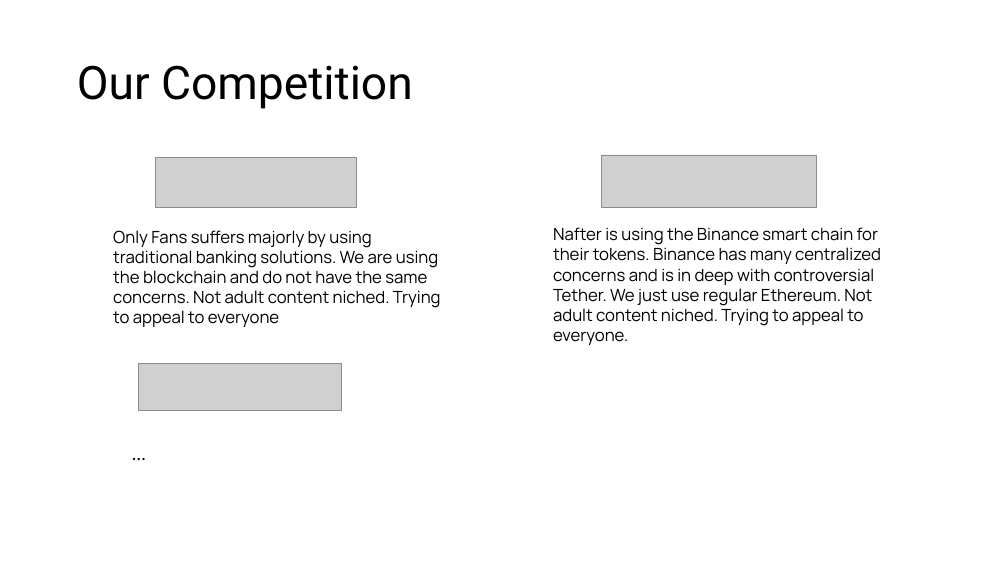
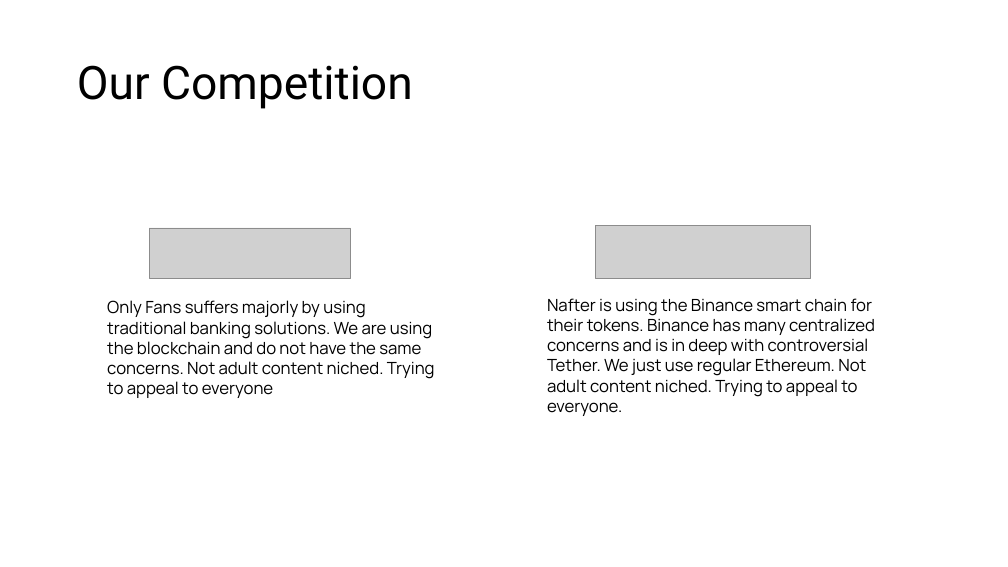
Before and after one commit to own-me/nude-pitch, a slide deck: slide 11 of own-me-pitch.pptx. Drawn at 1008x567 pixels with LibreOffice and Linux fonts; fonts in the diff are those of the drawing; grey boxes stand for pictures. Boxes give left, top, right and bottom in pixels: in the first picture for what was removed or moved away, otherwise in the second. Text is boxed around its words. In the diff, an @@ line names an element or a change of style, - is before the commit and + after.

Commit message:
update pitch

```diff
--- a/own-me-pitch.pptx
+++ b/own-me-pitch.pptx
@@ 2 pictures, 2 texts: place and size @@
-2 pictures, 2 texts at (113, 155, 881, 345)
+2 pictures, 2 texts at (107, 225, 875, 416)
@@ picture removed at (138, 364, 342, 410) @@
@@ text removed at (125, 438, 416, 468) @@
-…
```
Also in this commit, not shown: 2 other slides changed.
